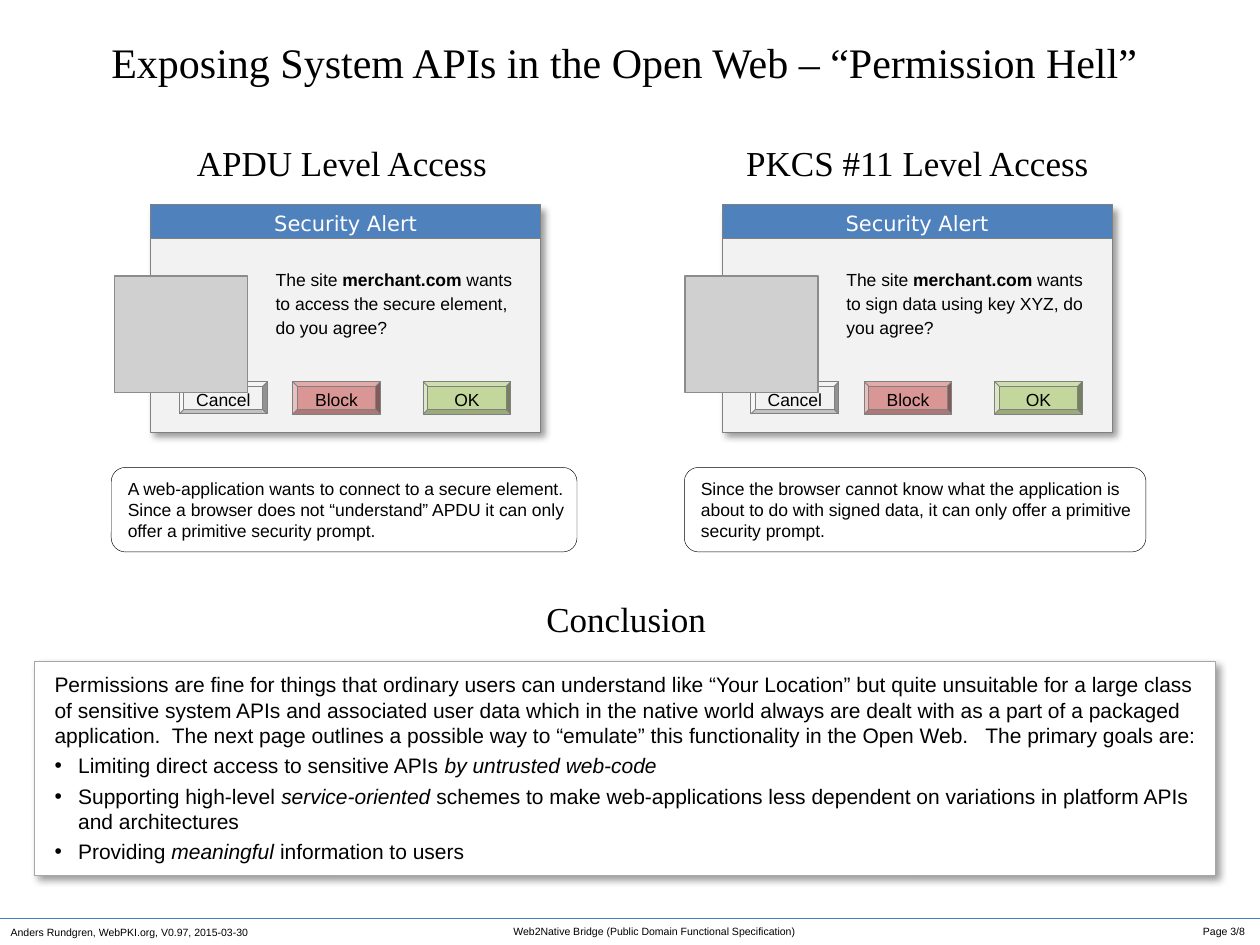
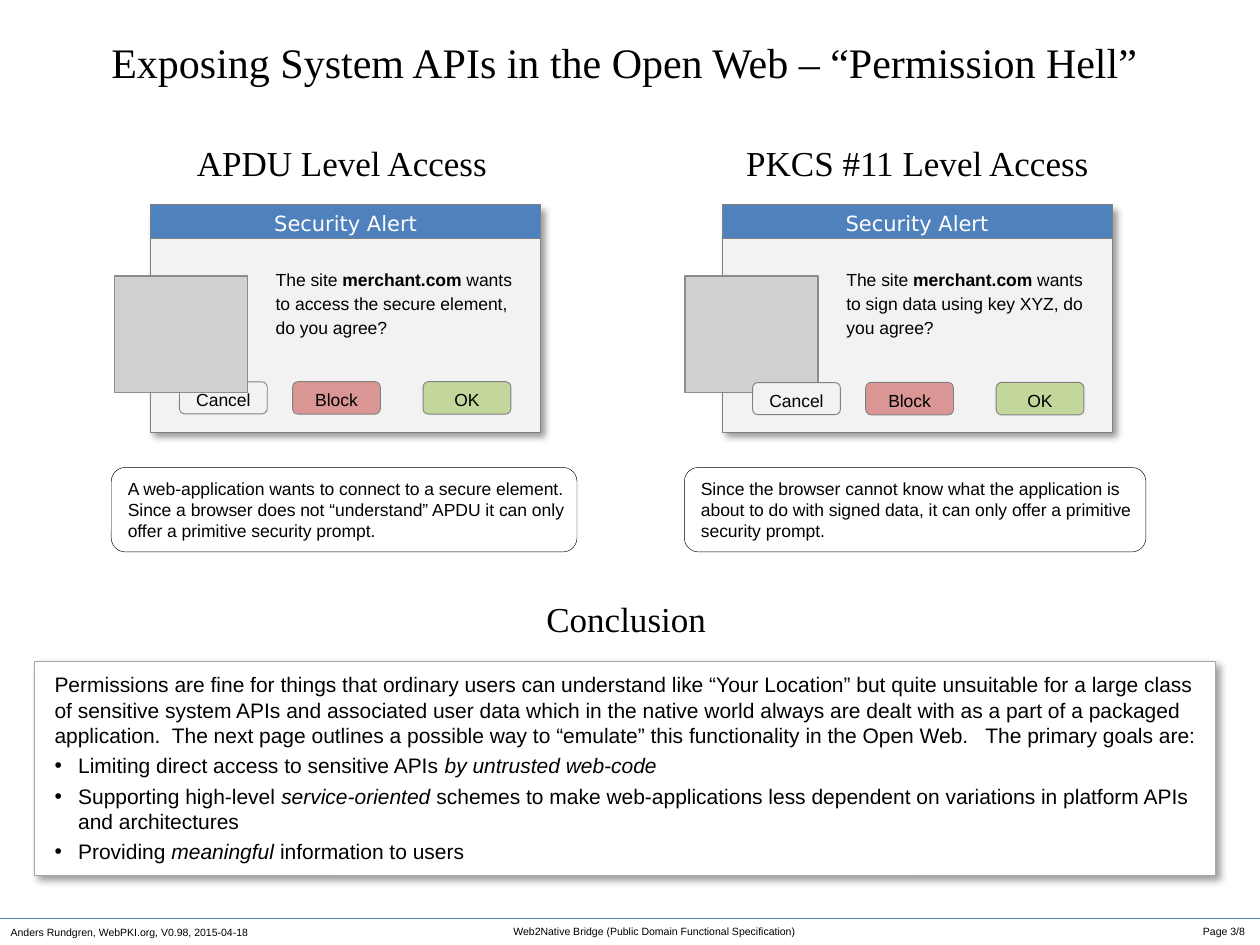
Before and after one commit to cyberphone/openkeystore.old, a slide deck: slide 3 of resources/docs/web2native-bridge.pptx. Drawn at 1260x945 pixels with LibreOffice and Linux fonts; fonts in the diff are those of the drawing; grey boxes stand for pictures. Boxes give left, top, right and bottom in pixels: in the first picture for what was removed or moved away, otherwise in the second. Text is boxed around its words. In the diff, an @@ line names an element or a change of style, - is before the commit and + after.

```diff
--- a/resources/docs/web2native-bridge.pptx
+++ b/resources/docs/web2native-bridge.pptx
@@ bevel to rounded rectangle in 6 elements at box(423, 382, 512, 415), box(179, 382, 267, 413), box(292, 382, 381, 415), box(866, 382, 954, 415), box(997, 382, 1085, 415), box(752, 383, 840, 415) @@
@@ text at box(11, 928, 248, 938): text changed @@
-Anders Rundgren, WebPKI.org, V0.97, 2015-03-30
+Anders Rundgren, WebPKI.org, V0.98, 2015-04-18
```
Also in this commit, not shown: 7 other slides changed, 1 other file.
